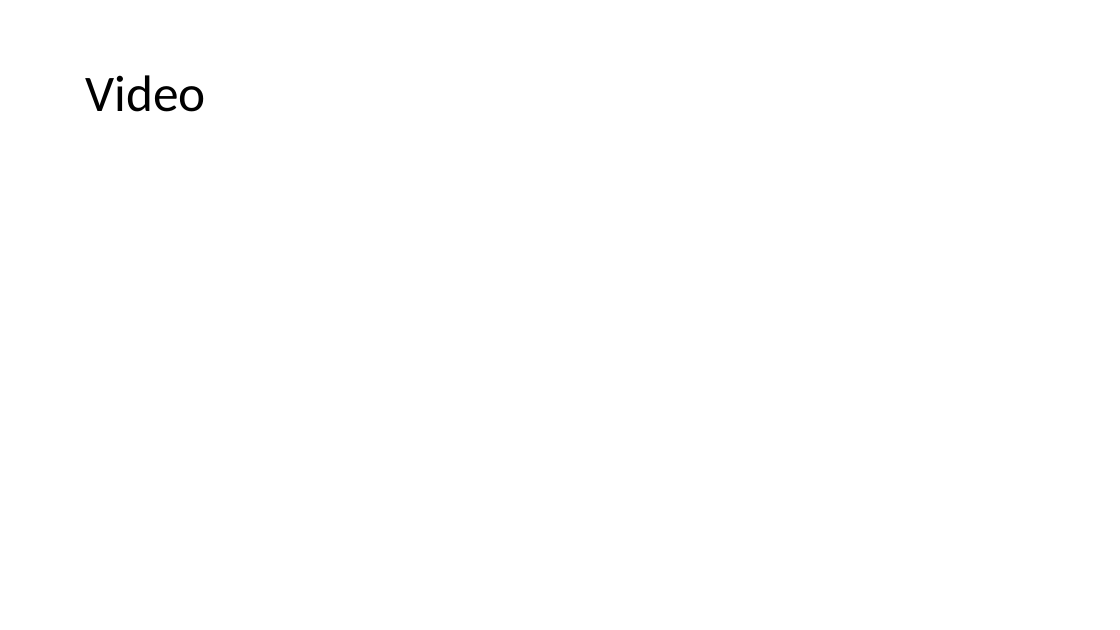
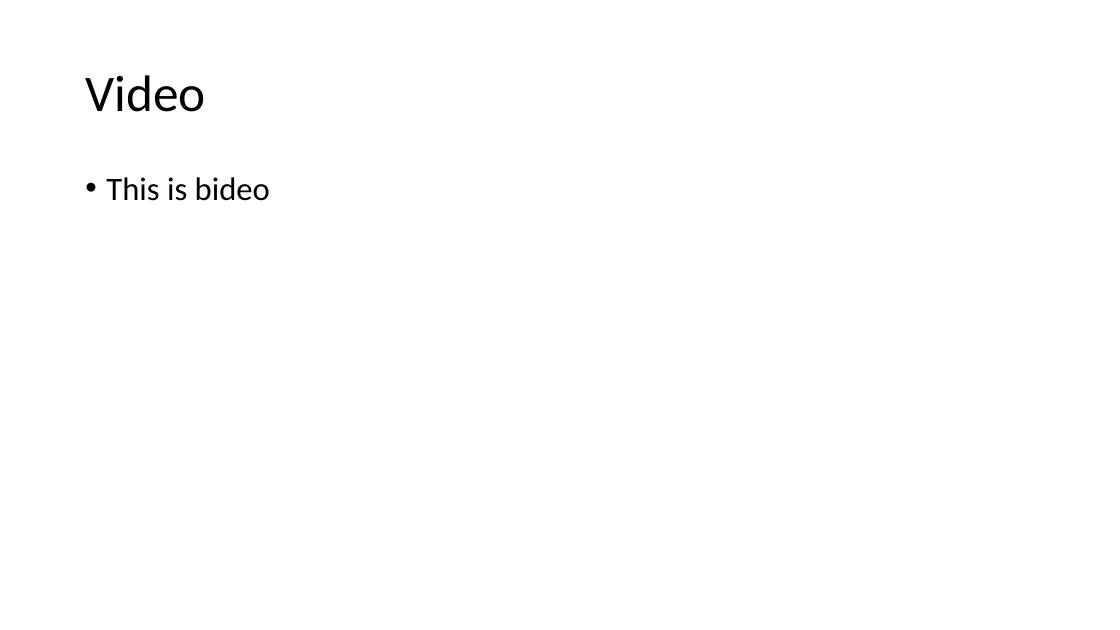
Before and after one commit to lunderot/MortalPortal, a slide deck: slide 4 of Documents/Mortal Portal.pptx. Drawn at 1120x630 pixels with LibreOffice and Linux fonts; fonts in the diff are those of the drawing. Boxes give left, top, right and bottom in pixels: in the first picture for what was removed or moved away, otherwise in the second. Text is boxed around its words. In the diff, an @@ line names an element or a change of style, - is before the commit and + after.

```diff
--- a/Documents/Mortal Portal.pptx
+++ b/Documents/Mortal Portal.pptx
@@ text added at (x1=106, y1=177, x2=270, y2=201), 28 pt, text #000000 @@
+• This is bideo
```
Also in this commit, not shown: 6 other slides changed.
